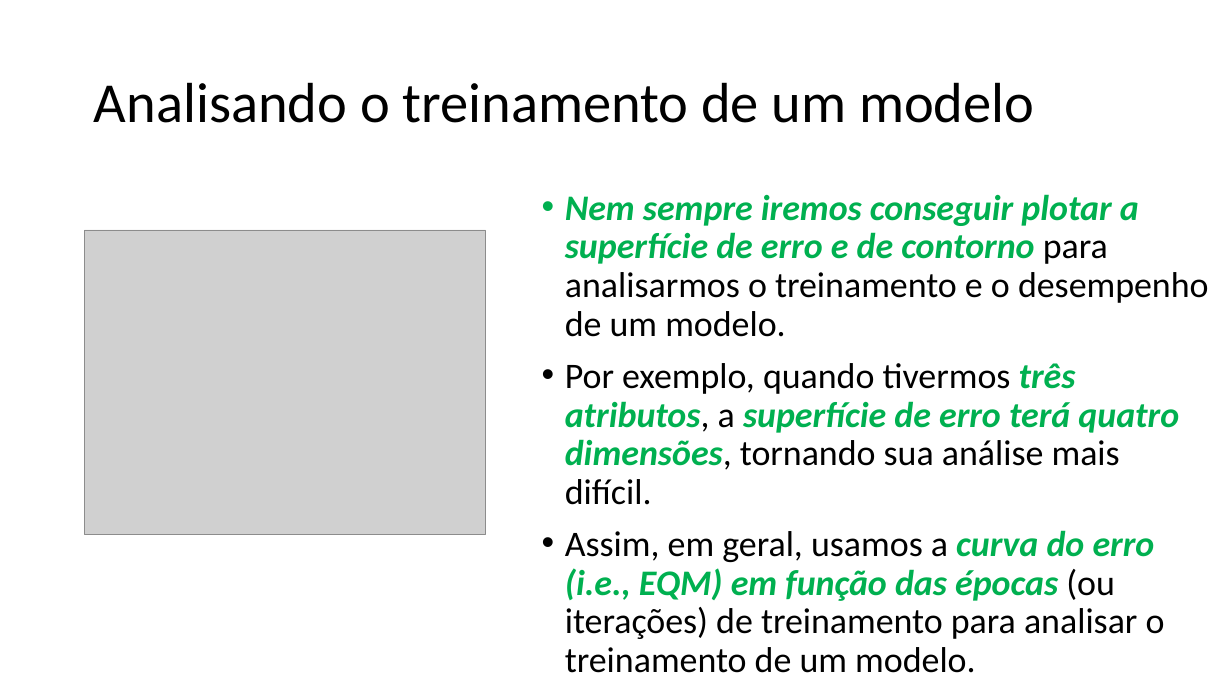
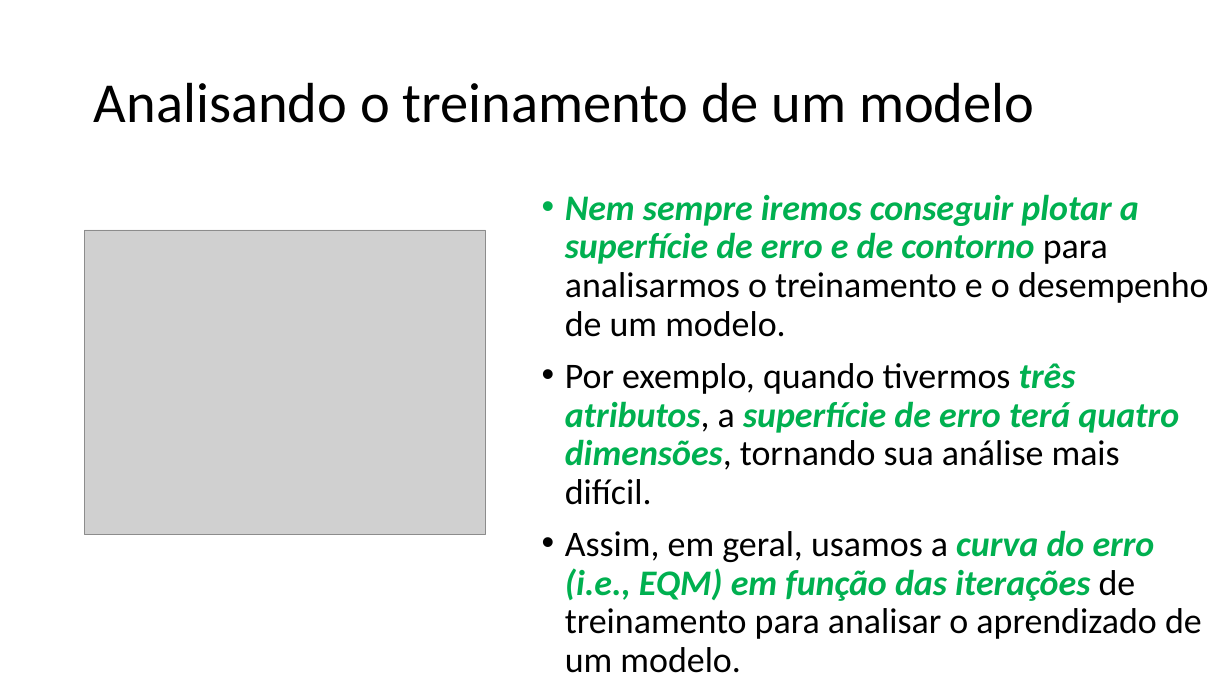
Before and after one commit to zz4fap/t319_aprendizado_de_maquina, a slide deck: slide 13 of slides/T319_Regressão_Linear (Parte III).pptx. Drawn at 1232x693 pixels with LibreOffice and Linux fonts; fonts in the diff are those of the drawing; grey boxes stand for pictures. Boxes give left, top, right and bottom in pixels: in the first picture for what was removed or moved away, otherwise in the second. Text is boxed around its words. In the diff, an @@ line names an element or a change of style, - is before the commit and + after.

Commit message:
update of slides

```diff
--- a/slides/T319_Regressão_Linear (Parte III).pptx
+++ b/slides/T319_Regressão_Linear (Parte III).pptx
@@ text at [565, 530, 1202, 673]: text changed @@
-• Assim, em geral, usamos a curva do erro (i.e., EQM) em função das épocas (ou iterações) de treinamento para analisar o treinamento de um modelo.
+• Assim, em geral, usamos a curva do erro (i.e., EQM) em função das iterações de treinamento para analisar o aprendizado de um modelo.
```
Also in this commit, not shown: 1 other slide changed, 3 other files.
